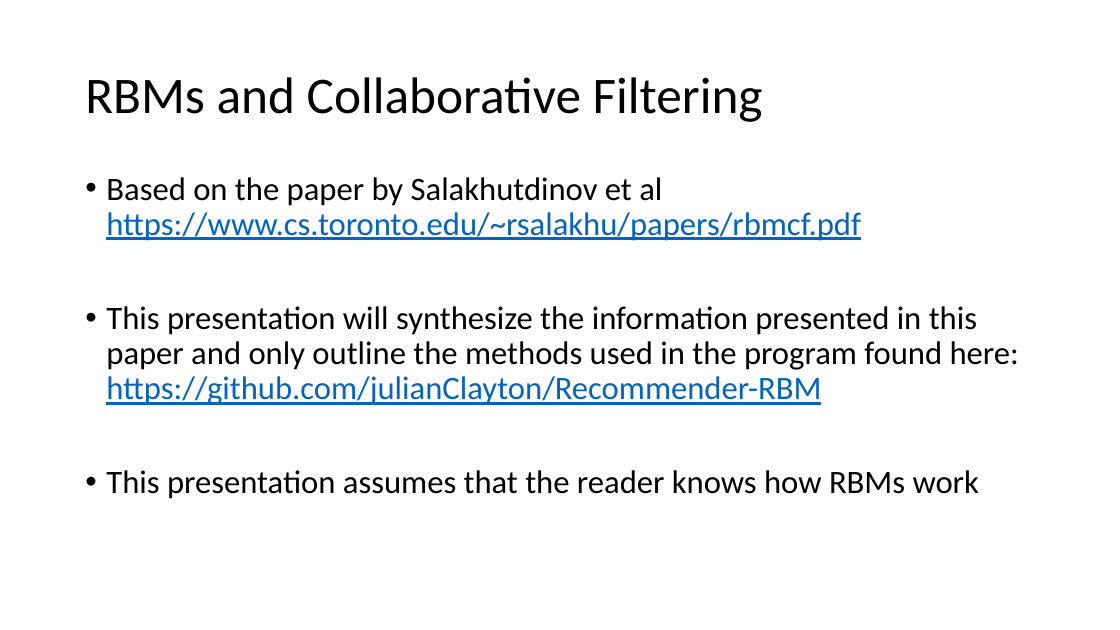
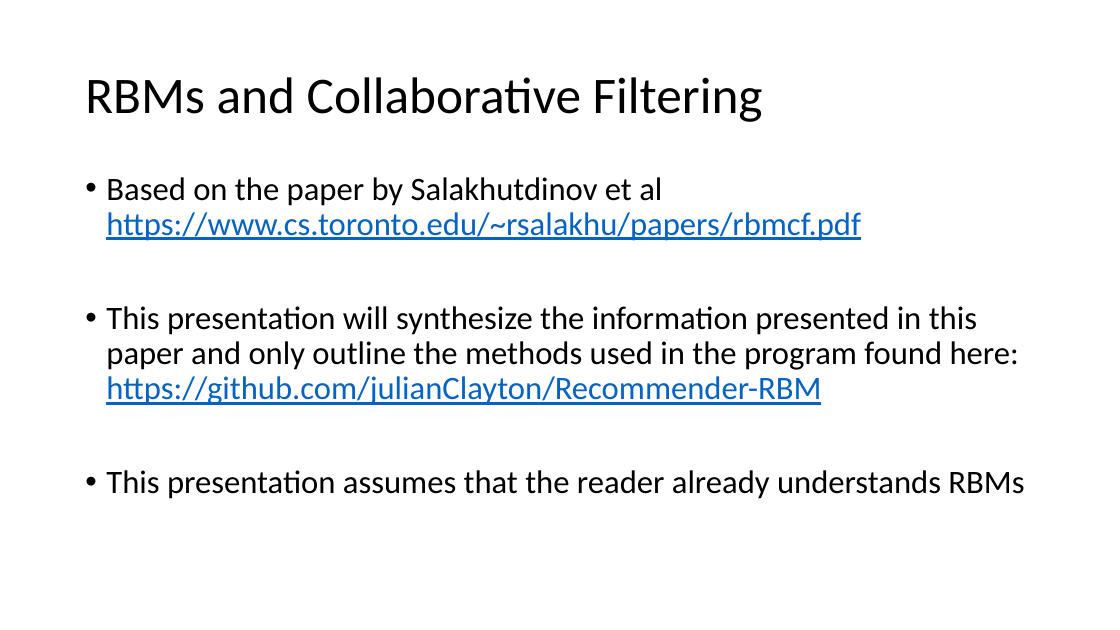
Before and after one commit to julianClayton/Recommender-RBM, a slide deck: slide 2 of rbm_cf.pptx. Drawn at 1120x630 pixels with LibreOffice and Linux fonts; fonts in the diff are those of the drawing. Boxes give left, top, right and bottom in pixels: in the first picture for what was removed or moved away, otherwise in the second. Text is boxed around its words. In the diff, an @@ line names an element or a change of style, - is before the commit and + after.

```diff
--- a/rbm_cf.pptx
+++ b/rbm_cf.pptx
@@ text at [106, 470, 1024, 499]: text changed @@
-• This presentation assumes that the reader knows how RBMs work
+• This presentation assumes that the reader already understands RBMs
```
Also in this commit, not shown: 1 other slide changed.
